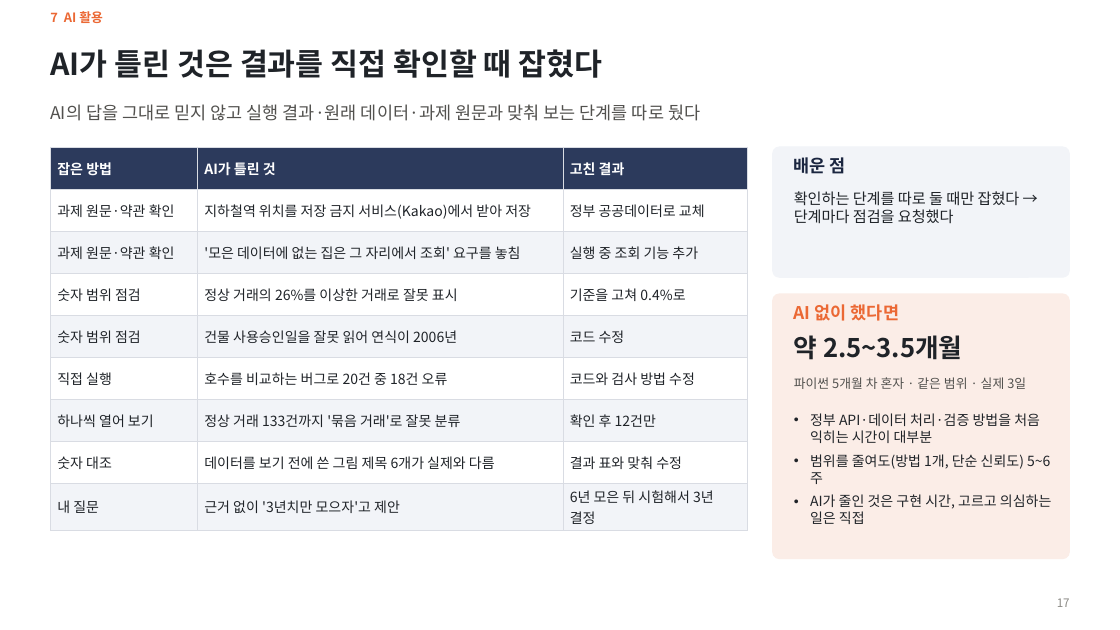
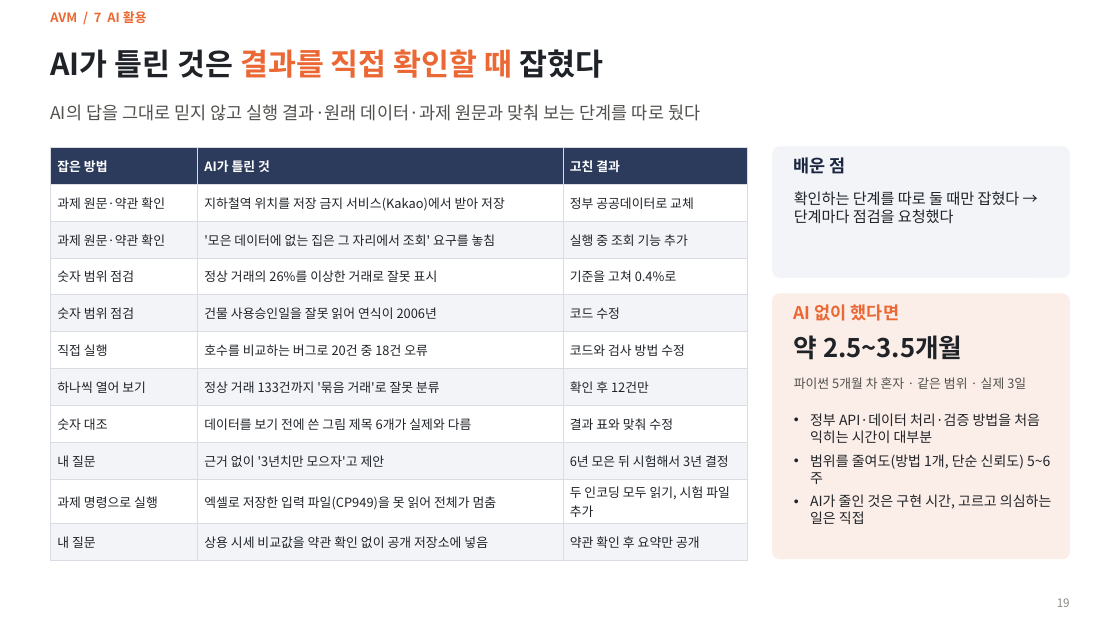
Before and after one commit to KimInSeok-DA/DA_Seoul_Villa_AVM, a slide deck: slide 19 of presentation/AVM_발표.pptx (slide 17 before the commit). Drawn at 1120x630 pixels with LibreOffice and Linux fonts; fonts in the diff are those of the drawing. Boxes give left, top, right and bottom in pixels: in the first picture for what was removed or moved away, otherwise in the second. Text is boxed around its words. In the diff, an @@ line names an element or a change of style, - is before the commit and + after.

Commit message:
PPT 보완: 실제 실행 화면·목차·AI 오류 사례, 패키지 없을 때 안내 메시지

```diff
--- a/presentation/AVM_발표.pptx
+++ b/presentation/AVM_발표.pptx
@@ title "AI가 틀린 것은 결과를 직접 ..." at [50, 49, 603, 78]: text colour #1F2328 to #EB6834 in "결과를 직접 확인할 때" @@
@@ text at [50, 11, 147, 23]: text changed @@
-7 AI 활용
+AVM / 7 AI 활용
@@ table at [50, 147, 748, 552] @@
+row 10: 과제 명령으로 실행 | 엑셀로 저장한 입력 파일(CP949)을 못 읽어 전체가 멈춤 | 두 인코딩 모두 읽기, 시험 파일 추가
+row 11: 내 질문 | 상용 시세 비교값을 약관 확인 없이 공개 저장소에 넣음 | 약관 확인 후 요약만 공개
@@ page number at [1057, 598, 1070, 607]: text changed @@
-17
+19
```
Also in this commit, not shown: 24 other slides changed, 2 slides added, 9 other files.
